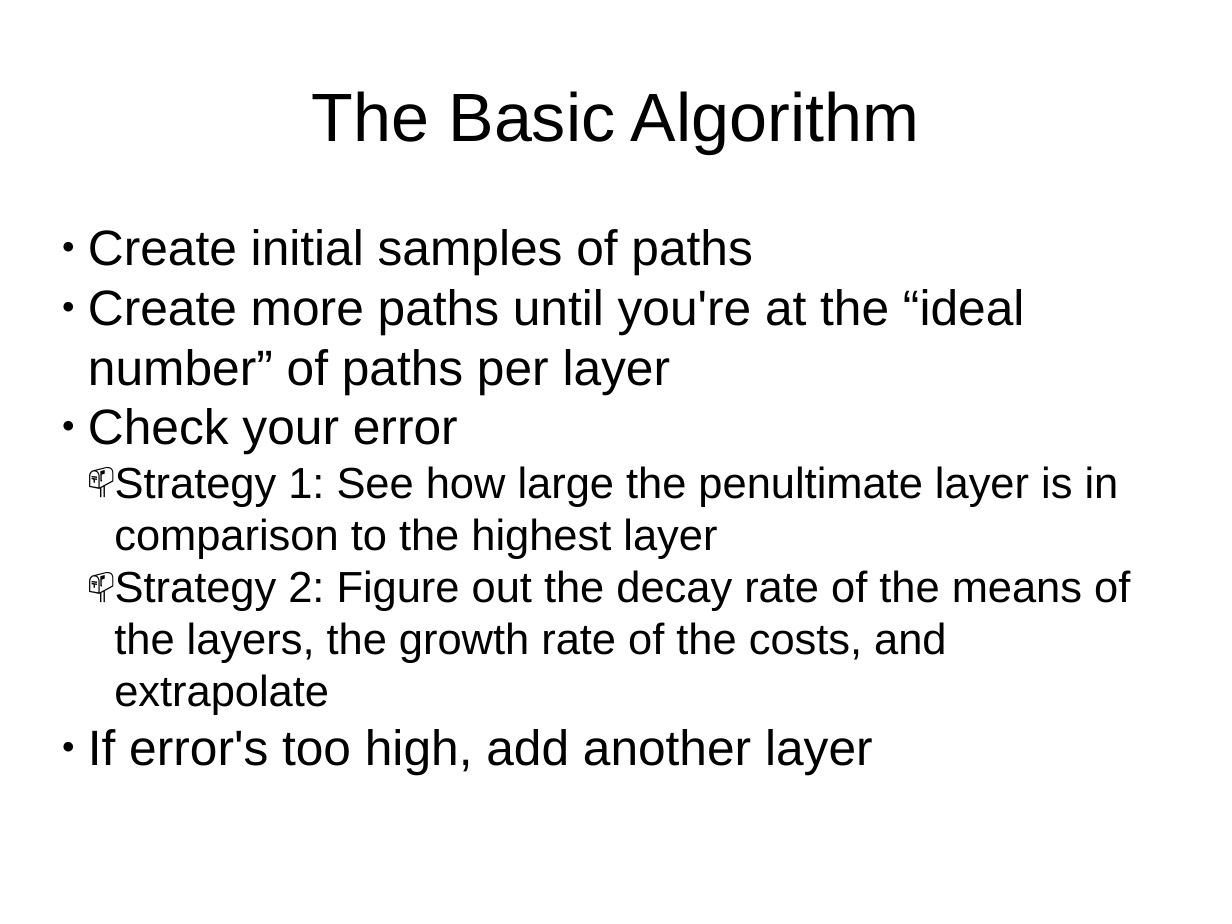
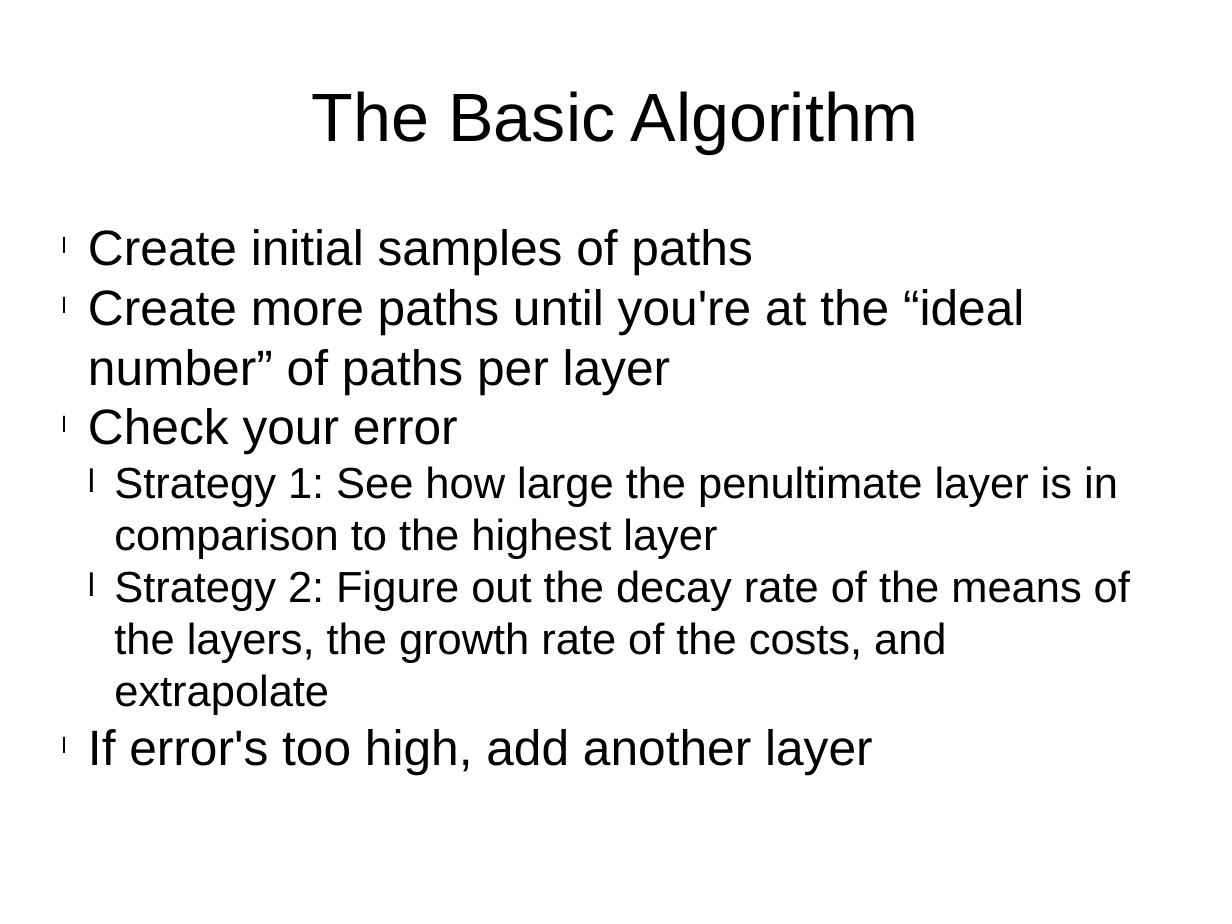
Before and after one commit to HaroldRKingsberg/MLMC, a slide deck: slide 10 of docs/final_presentation.pptx. Drawn at 1232x924 pixels with LibreOffice and Linux fonts; fonts in the diff are those of the drawing. Boxes give left, top, right and bottom in pixels: in the first picture for what was removed or moved away, otherwise in the second. Text is boxed around its words. In the diff, an @@ line names an element or a change of style, - is before the commit and + after.

```diff
--- a/docs/final_presentation.pptx
+++ b/docs/final_presentation.pptx
@@ text "Create initial samples of paths" at (x1=88, y1=229, x2=1130, y2=774): bullet ● to l; bullet 📫 to l @@
```
Also in this commit, not shown: 5 other slides changed, 1 slide added.
